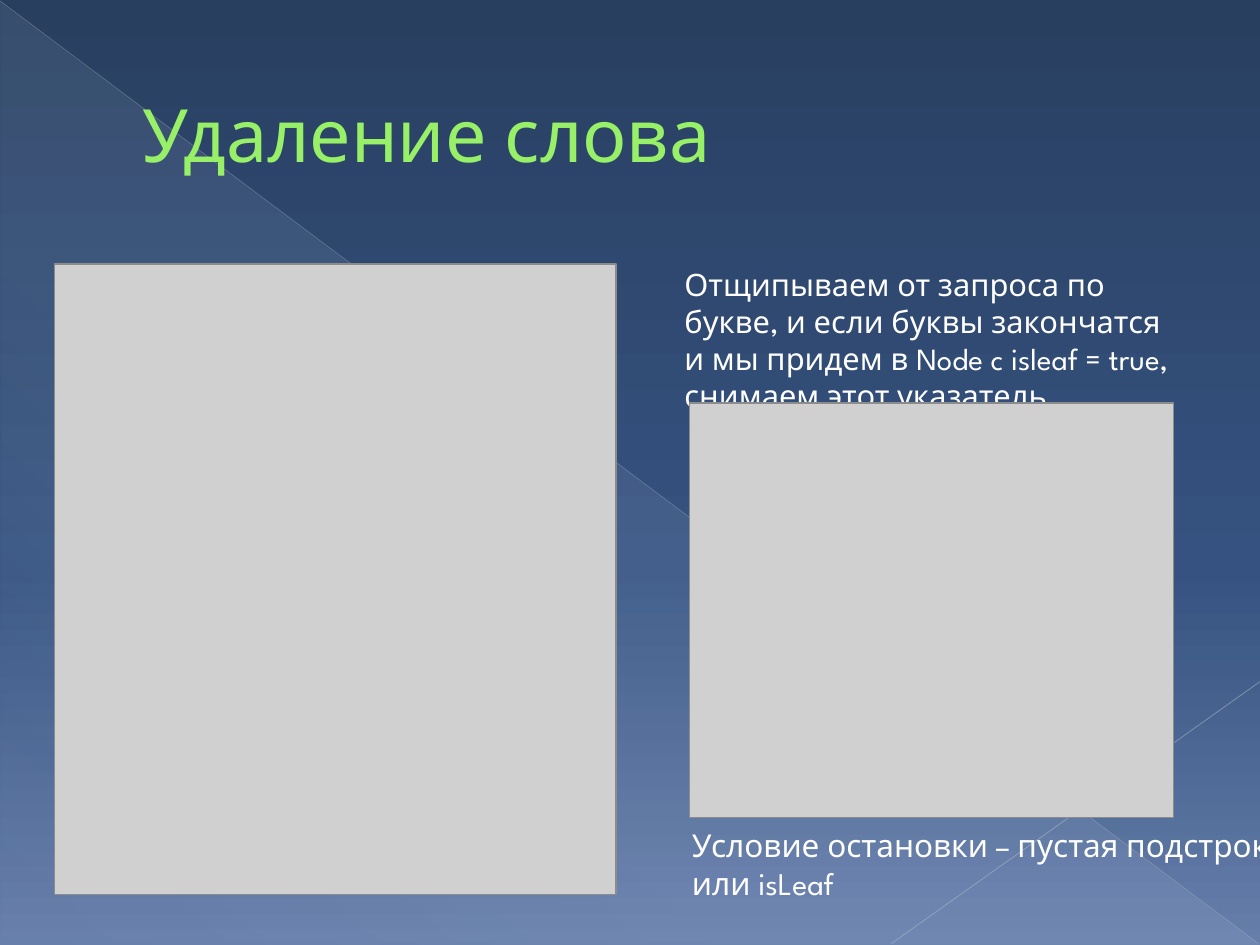
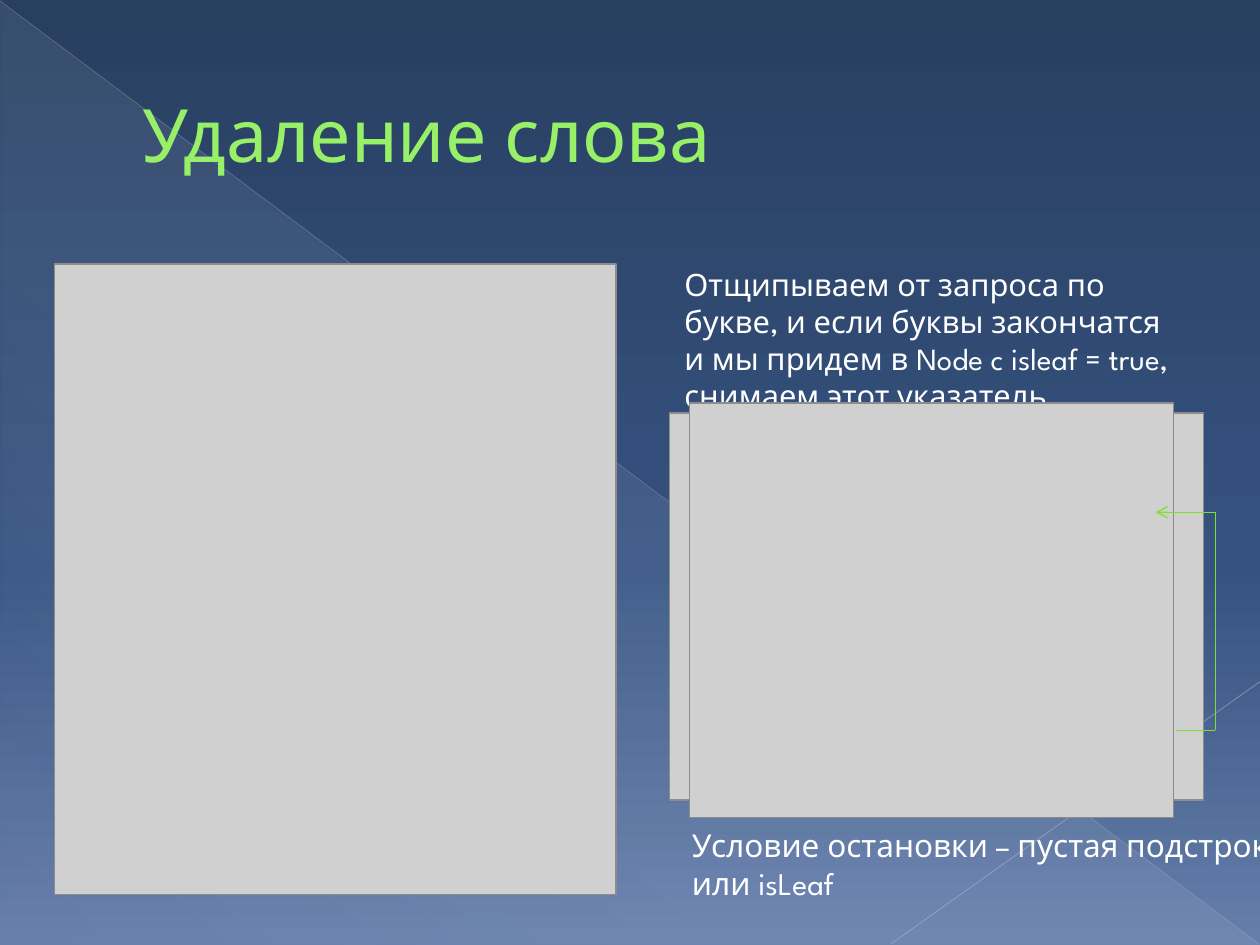
Before and after one commit to dekabrsky/prefixTree, a slide deck: slide 8 of 26.pptx. Drawn at 1260x945 pixels with LibreOffice and Linux fonts; fonts in the diff are those of the drawing; grey boxes stand for pictures. Boxes give left, top, right and bottom in pixels: in the first picture for what was removed or moved away, otherwise in the second. Text is boxed around its words. In the diff, an @@ line names an element or a change of style, - is before the commit and + after.

```diff
--- a/26.pptx
+++ b/26.pptx
@@ picture added at bbox=[669, 413, 1203, 800] @@
@@ arrow added from (1216, 512) to (1155, 512), #7EE02C 0.75 pt @@
@@ line added from (1216, 731) to (1216, 512), #7EE02C 0.75 pt @@
@@ line added from (1176, 731) to (1216, 731), #7EE02C 0.75 pt @@
```
Also in this commit, not shown: 4 other slides changed, 1 slide added, 1 slide removed, 9 other files.
